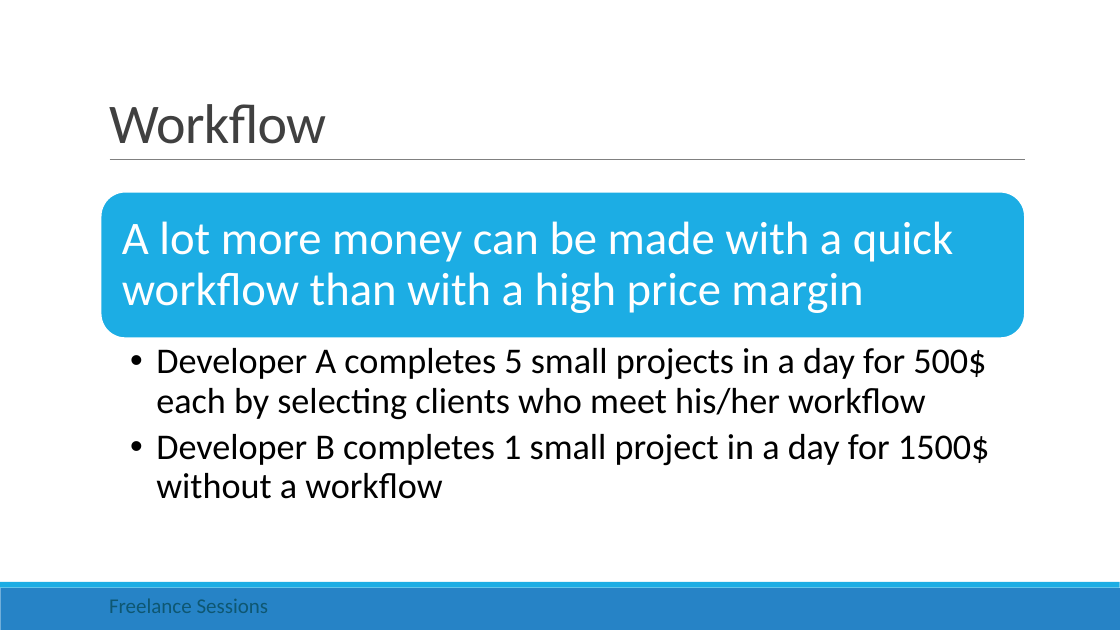
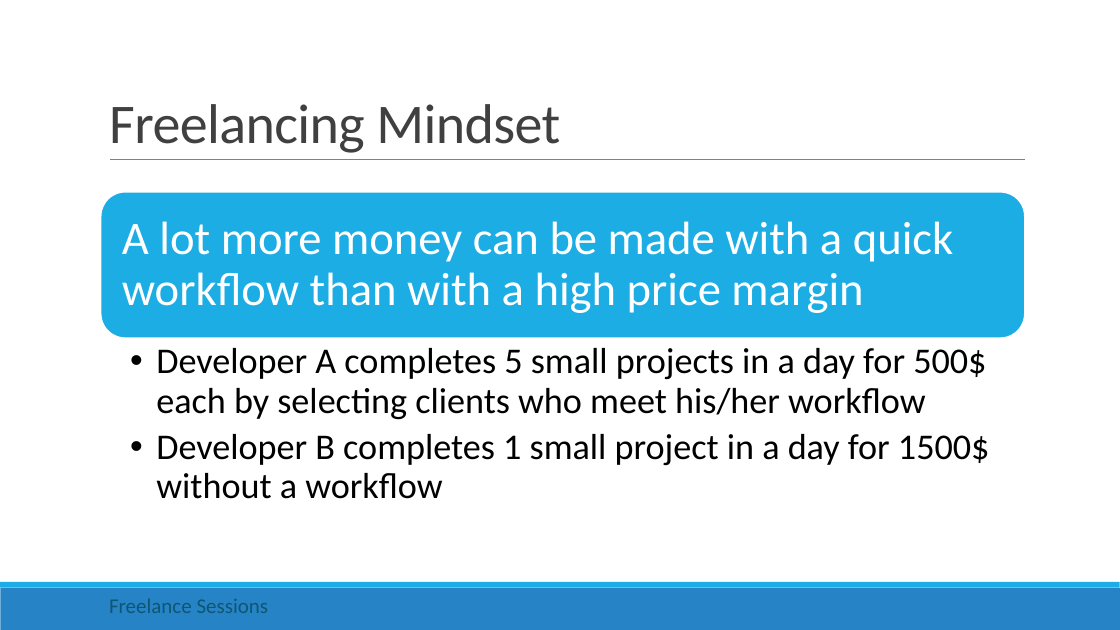
Before and after one commit to rishigujadhur1/Slides, a slide deck: slide 3 of Freelancing/Freelance Session 1.pptx (slide 4 before the commit). Drawn at 1120x630 pixels with LibreOffice and Linux fonts; fonts in the diff are those of the drawing. Boxes give left, top, right and bottom in pixels: in the first picture for what was removed or moved away, otherwise in the second. Text is boxed around its words. In the diff, an @@ line names an element or a change of style, - is before the commit and + after.

```diff
--- a/Freelancing/Freelance Session 1.pptx
+++ b/Freelancing/Freelance Session 1.pptx
@@ title at (109, 104, 560, 153): text changed @@
-Workflow
+Freelancing Mindset
```
Also in this commit, not shown: 4 other slides changed, 4 slides added, 2 slides removed.
